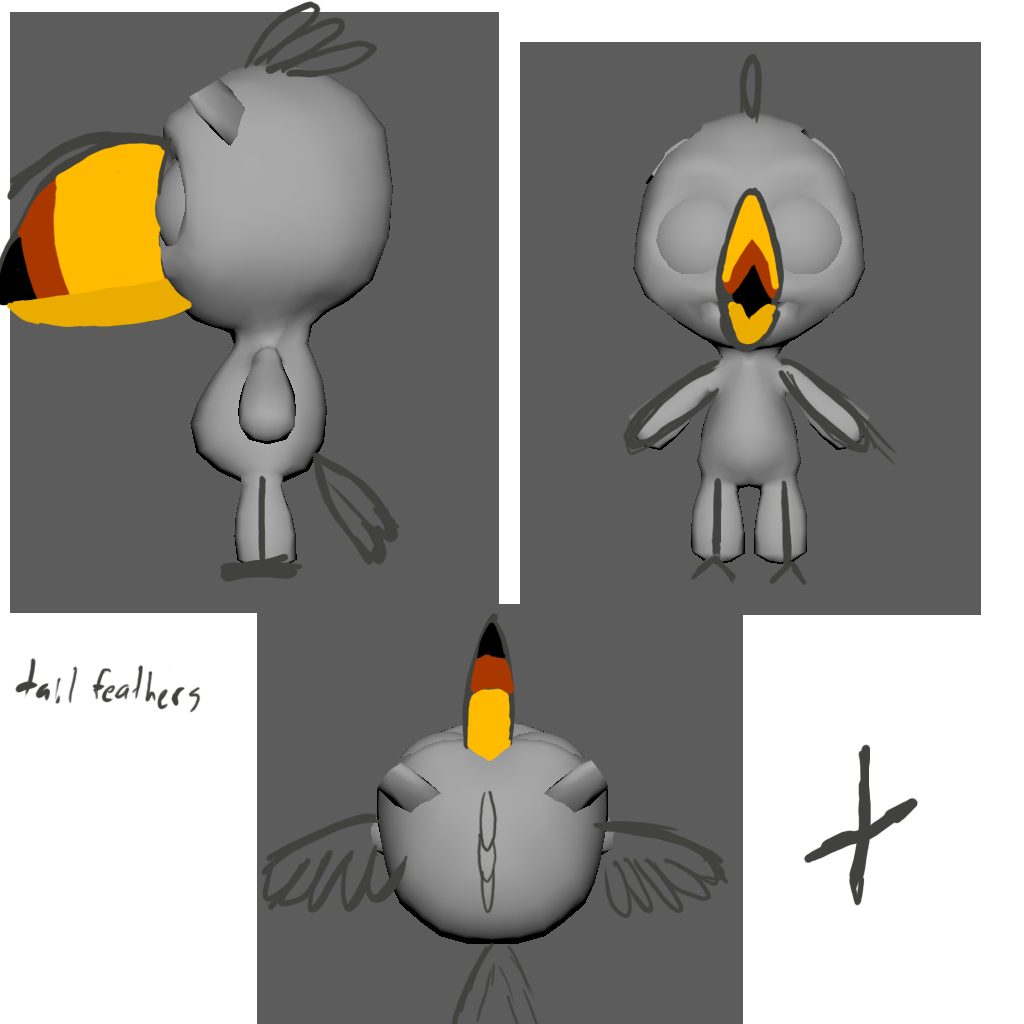
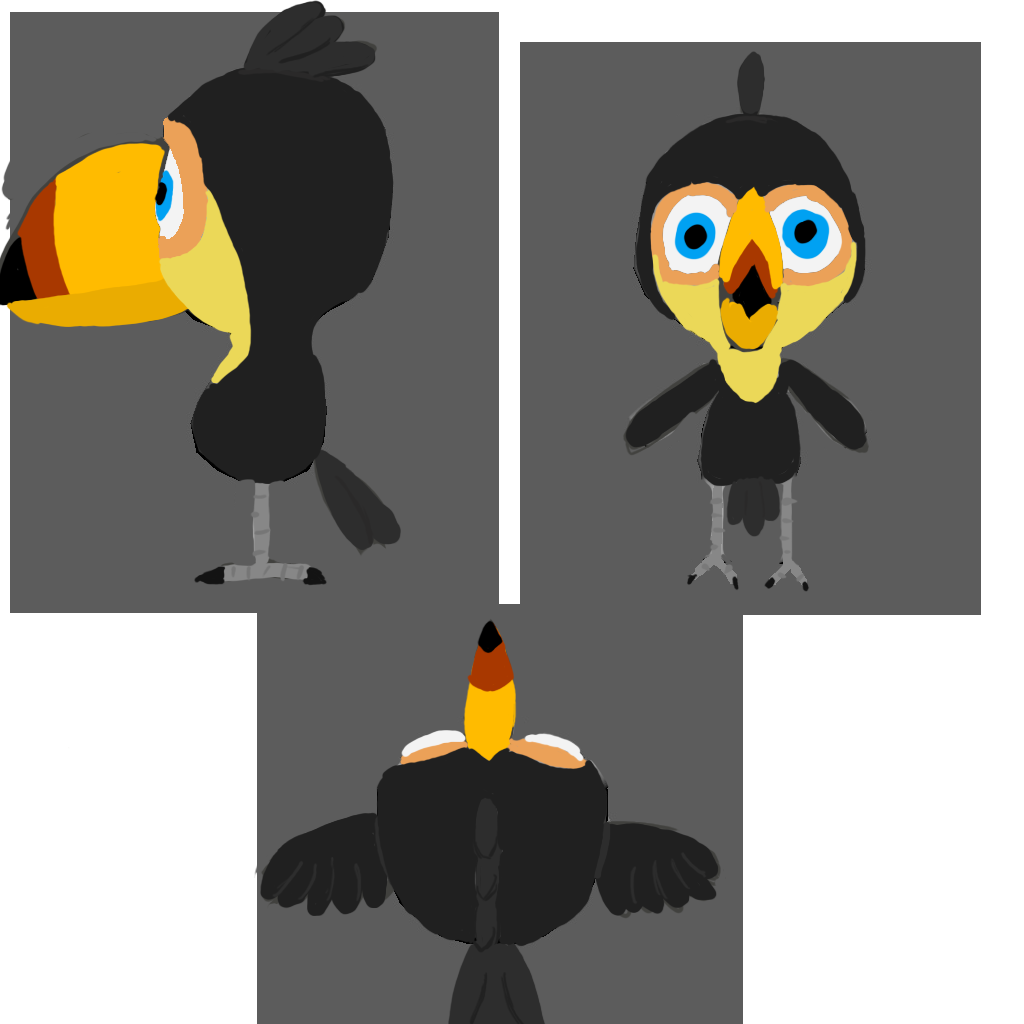
Comparing the layer stacks of the two (1024, 1024) images. Changes:
painted on "Layer 4" over bbox(1, 0, 918, 1024)
